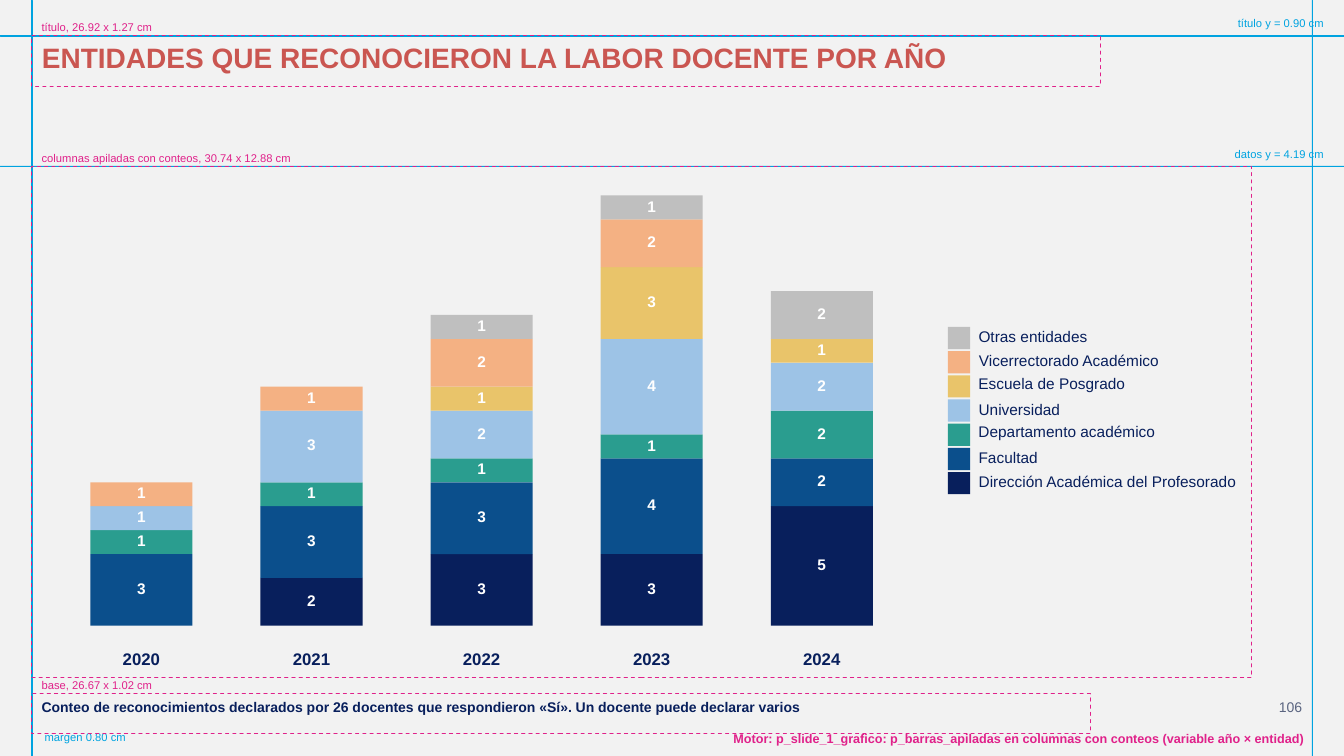
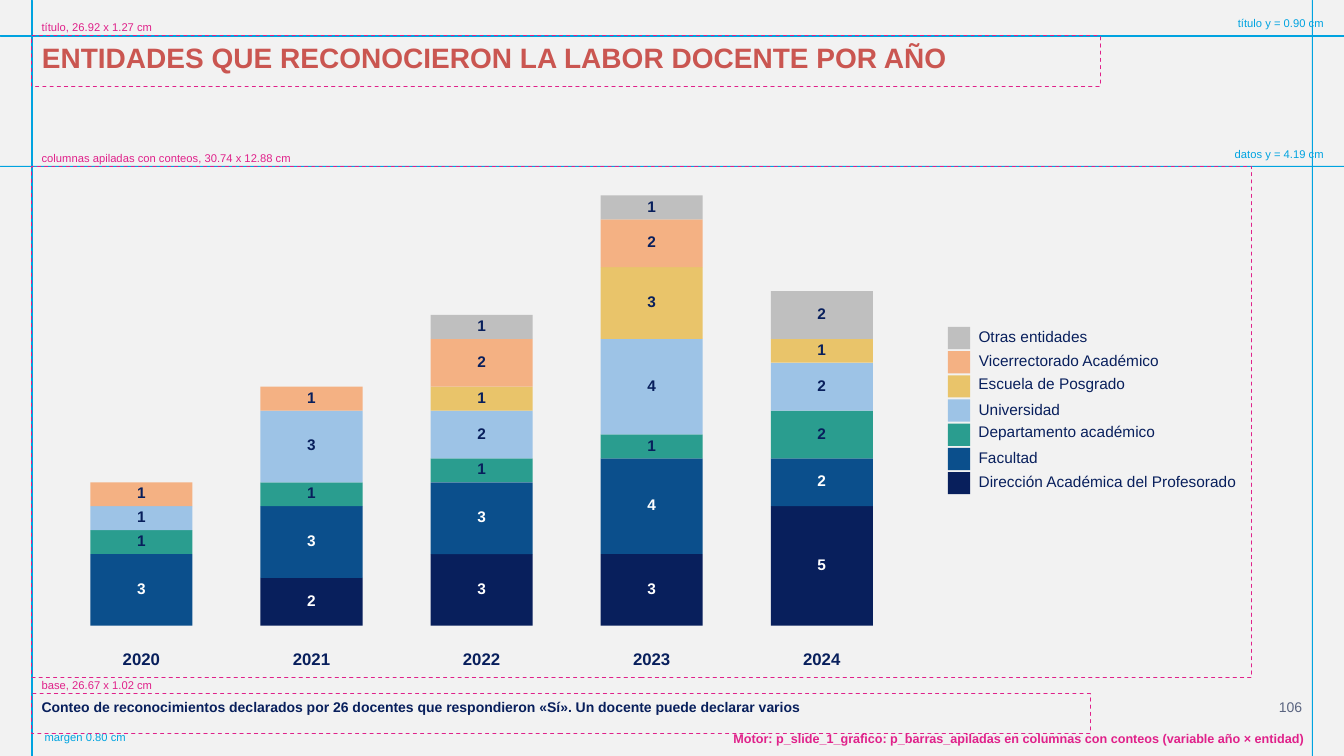
Before and after one commit to GonzaloAlmendariz/prosecnur-app, a slide deck: slide 106 of docs/qa/motor-ppt-2026-10-06/4-recetario/recetario-fiel-guias.pptx. Drawn at 1344x756 pixels with LibreOffice and Linux fonts; fonts in the diff are those of the drawing; background and template pictures are left out. Boxes give left, top, right and bottom in pixels: in the first picture for what was removed or moved away, otherwise in the second. Text is boxed around its words. In the diff, an @@ line names an element or a change of style, - is before the commit and + after.

```diff
--- a/docs/qa/motor-ppt-2026-10-06/4-recetario/recetario-fiel-guias.pptx
+++ b/docs/qa/motor-ppt-2026-10-06/4-recetario/recetario-fiel-guias.pptx
@@ text colour #FFFFFF to #081F5C in 20 elements at (137,535,146,546), (137,511,146,522), (137,487,146,498), (307,487,316,498), (307,439,316,450), (307,392,316,403), (477,463,486,474), (477,428,486,439), (477,392,486,403), (477,356,486,367), (477,320,486,331), (647,440,656,451), (647,380,656,391), (647,296,656,307), (647,236,656,247), (647,201,656,212), (817,428,826,439), (817,380,826,391), (817,344,826,355), (817,308,826,319) @@
```
Also in this commit, not shown: 3 other slides changed, 9 other files.
